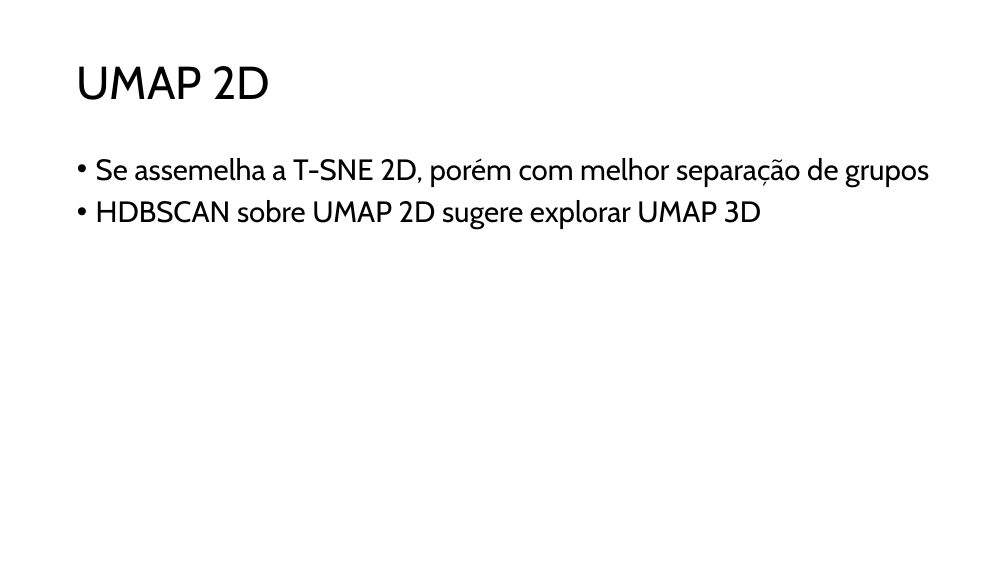
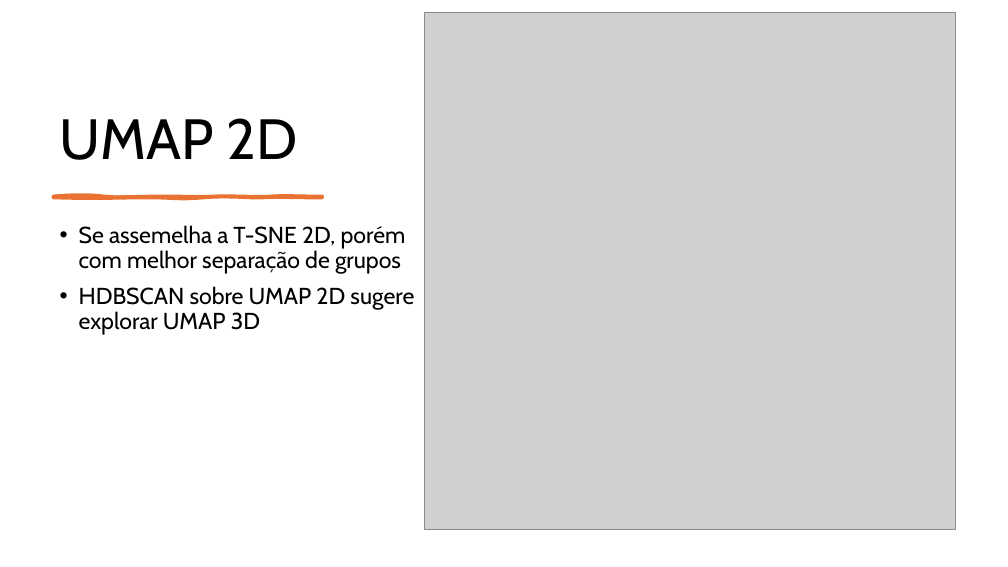
Before and after one commit to gilcesarf/imd3003-202502-projeto, a slide deck: slide 8 of CamelRouteEmbeddingAnalysis-Apresentacao.pptx. Drawn at 1008x567 pixels with LibreOffice and Linux fonts; fonts in the diff are those of the drawing; grey boxes stand for pictures. Boxes give left, top, right and bottom in pixels: in the first picture for what was removed or moved away, otherwise in the second. Text is boxed around its words. In the diff, an @@ line names an element or a change of style, - is before the commit and + after.

```diff
--- a/CamelRouteEmbeddingAnalysis-Apresentacao.pptx
+++ b/CamelRouteEmbeddingAnalysis-Apresentacao.pptx
@@ picture added at (x1=424, y1=12, x2=956, y2=529) @@
@@ title "UMAP 2D" moved from (x1=77, y1=66, x2=271, y2=100) to (x1=60, y1=118, x2=297, y2=160) @@
@@ title "UMAP 2D" at (x1=60, y1=118, x2=297, y2=160): size 44 to 54 pt; vertical alignment middle to bottom @@
@@ freeform shape added at (x1=53, y1=197, x2=322, y2=198), fill #E97132, outline #E97132 3 pt @@
@@ text "Se assemelha a T-SNE 2D, ..." moved from (x1=96, y1=158, x2=929, y2=229) to (x1=79, y1=225, x2=414, y2=335) @@
@@ text "Se assemelha a T-SNE 2D, ..." at (x1=79, y1=225, x2=414, y2=335): size 28 to 22 pt @@
```
Also in this commit, not shown: 4 other slides changed, 6 slides added, 1 slide removed, 1 other file.
